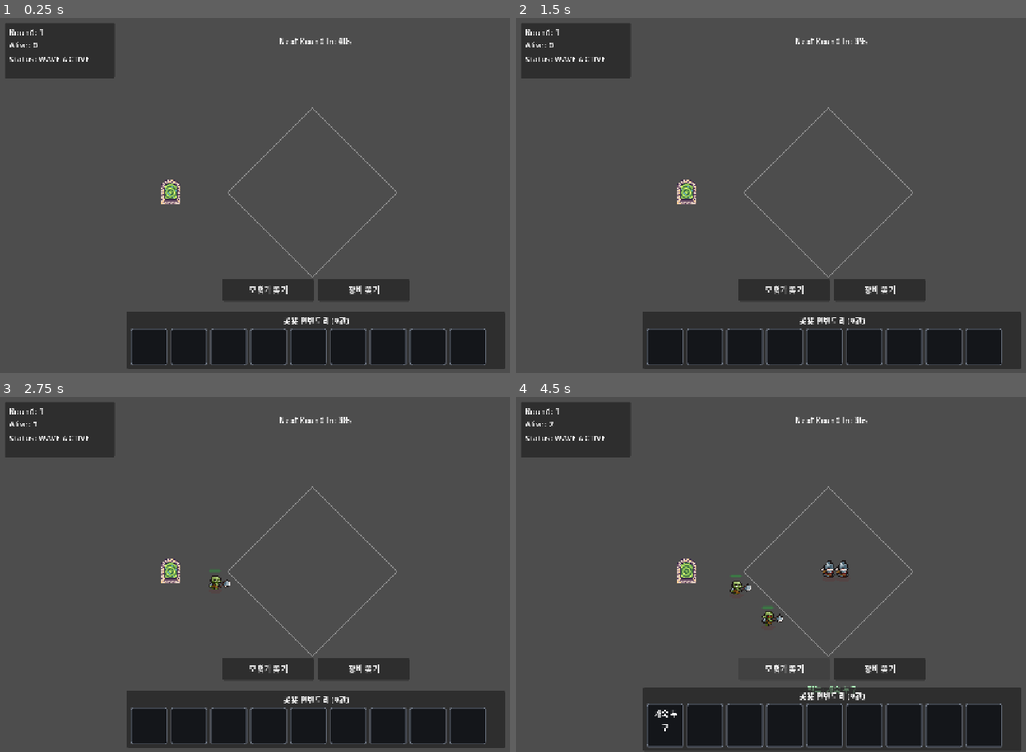
Above: before the commit, frames 1-4 (two rows, left to right).
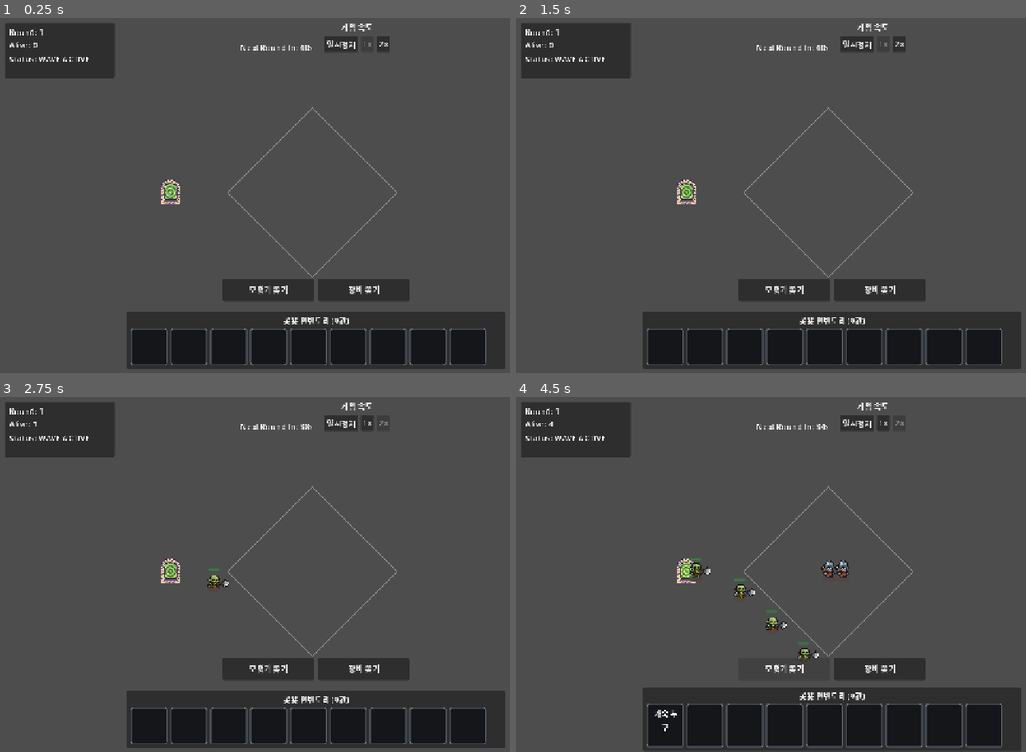
Above: after the commit, the same moments.

Repository: moriankimbusiness/heroes-are-made
Game: Godot game, scene res://scenes/levels/level_01.tscn
Same seed, same stepped clock (60 frames per second), same inputs: the game is played once before the commit and once after it.
Inputs (mouse positions are in pixels of both pictures, inside the frame that each line leads up to):
- Up to frame 1 (0.25 s): no input
- Up to frame 2 (1.5 s): click (857, 46) at 0.5 s, where only the run after the commit has a clickable "일시정지"; click (883, 46) at 1.25 s, where only the run after the commit has a clickable "1x"
- Up to frame 3 (2.75 s): click (382, 425) at 2 s, where only the run after the commit has a clickable "2x"
- Up to frame 4 (4.5 s): click "모험가 뽑기" at 2.75 s; click "장비 뽑기" at 3.5 s; click "모험가 뽑기" at 4.25 s

The runs differ from the first frame. In frame 1, 0.6% of the frame differs, in the area x 47-77%, y 1-10%; in frame 2, 0.7%; in frame 3, 0.8%; in frame 4, 1.5%, in the area x 6-77%, y 1-84%.

Commit message:
feat(round-ui): add pause/1x/2x speed controls

Diff:
--- a/scenes/round/round_system.tscn
+++ b/scenes/round/round_system.tscn
@@ -28,44 +28,77 @@
 anchors_preset = 5
 anchor_left = 0.5
 anchor_right = 0.5
-offset_left = -140.0
+offset_left = -340.0
 offset_top = 14.0
-offset_right = 140.0
-offset_bottom = 102.0
+offset_right = 340.0
+offset_bottom = 130.0
 grow_horizontal = 2
 script = ExtResource("3_k37li")
-round_countdown_label_path = NodePath("VBoxContainer/RoundCountdownLabel")
-next_round_button_path = NodePath("VBoxContainer/NextRoundButton")
+round_countdown_label_path = NodePath("TopCenterRow/RoundActionBox/RoundCountdownLabel")
+next_round_button_path = NodePath("TopCenterRow/RoundActionBox/NextRoundButton")
+pause_button_path = NodePath("TopCenterRow/SpeedControl/SpeedButtons/PauseButton")
+speed_1x_button_path = NodePath("TopCenterRow/SpeedControl/SpeedButtons/Speed1xButton")
+speed_2x_button_path = NodePath("TopCenterRow/SpeedControl/SpeedButtons/Speed2xButton")
 
-[node name="VBoxContainer" type="VBoxContainer" parent="RoundHUD/TopCenterUI" unique_id=1314129233]
+[node name="TopCenterRow" type="HBoxContainer" parent="RoundHUD/TopCenterUI"]
 layout_mode = 0
-offset_right = 280.0
-offset_bottom = 88.0
+offset_right = 680.0
+offset_bottom = 116.0
+theme_override_constants/separation = 24
+alignment = 1
+
+[node name="RoundActionBox" type="VBoxContainer" parent="RoundHUD/TopCenterUI/TopCenterRow" unique_id=1314129233]
+layout_mode = 2
 theme_override_constants/separation = 8
 alignment = 1
 
-[node name="RoundCountdownLabel" type="Label" parent="RoundHUD/TopCenterUI/VBoxContainer" unique_id=45343078]
+[node name="RoundCountdownLabel" type="Label" parent="RoundHUD/TopCenterUI/TopCenterRow/RoundActionBox" unique_id=45343078]
 layout_mode = 2
 text = "Next Round In: 60s"
 horizontal_alignment = 1
 
-[node name="NextRoundButton" type="Button" parent="RoundHUD/TopCenterUI/VBoxContainer" unique_id=1954689784]
+[node name="NextRoundButton" type="Button" parent="RoundHUD/TopCenterUI/TopCenterRow/RoundActionBox" unique_id=1954689784]
 visible = false
 layout_mode = 2
 text = "다음 라운드 시작"
 
-[node name="DebugRoundControls" type="Control" parent="RoundHUD/TopCenterUI/VBoxContainer" unique_id=1906446634]
+[node name="DebugRoundControls" type="Control" parent="RoundHUD/TopCenterUI/TopCenterRow/RoundActionBox" unique_id=1906446634]
 layout_mode = 2
 script = ExtResource("5_mqtq7")
-round_manager_path = NodePath("../../../../RoundManager")
+round_manager_path = NodePath("../../../../../RoundManager")
 force_next_round_button_path = NodePath("ForceNextRoundButton")
 
-[node name="ForceNextRoundButton" type="Button" parent="RoundHUD/TopCenterUI/VBoxContainer/DebugRoundControls" unique_id=1913150164]
+[node name="ForceNextRoundButton" type="Button" parent="RoundHUD/TopCenterUI/TopCenterRow/RoundActionBox/DebugRoundControls" unique_id=1913150164]
 visible = false
 layout_mode = 0
 offset_right = 280.0
 offset_bottom = 31.0
 text = "[DEBUG] Force Next Round"
+
+[node name="SpeedControl" type="VBoxContainer" parent="RoundHUD/TopCenterUI/TopCenterRow"]
+layout_mode = 2
+theme_override_constants/separation = 6
+
+[node name="SpeedLabel" type="Label" parent="RoundHUD/TopCenterUI/TopCenterRow/SpeedControl"]
+layout_mode = 2
+text = "게임 속도"
+horizontal_alignment = 1
+
+[node name="SpeedButtons" type="HBoxContainer" parent="RoundHUD/TopCenterUI/TopCenterRow/SpeedControl"]
+layout_mode = 2
+theme_override_constants/separation = 6
+
+[node name="PauseButton" type="Button" parent="RoundHUD/TopCenterUI/TopCenterRow/SpeedControl/SpeedButtons"]
+layout_mode = 2
+text = "일시정지"
+
+[node name="Speed1xButton" type="Button" parent="RoundHUD/TopCenterUI/TopCenterRow/SpeedControl/SpeedButtons"]
+layout_mode = 2
+text = "1x"
+
+[node name="Speed2xButton" type="Button" parent="RoundHUD/TopCenterUI/TopCenterRow/SpeedControl/SpeedButtons"]
+layout_mode = 2
+text = "2x"
 
 [node name="HUDPanel" type="Panel" parent="RoundHUD" unique_id=736327385]
 offset_left = 16.0
--- a/scripts/round/ui/RoundTopCenterUI.gd
+++ b/scripts/round/ui/RoundTopCenterUI.gd
@@ -2,6 +2,9 @@
 
 @export var round_countdown_label_path: NodePath
 @export var next_round_button_path: NodePath
+@export var pause_button_path: NodePath
+@export var speed_1x_button_path: NodePath
+@export var speed_2x_button_path: NodePath
 var _debug_show_next_round_button: bool = false
 @export var debug_show_next_round_button: bool:
 	set(value):
@@ -14,17 +17,32 @@
 
 @onready var _round_countdown_label: Label = get_node_or_null(round_countdown_label_path) as Label
 @onready var _next_round_button: Button = get_node_or_null(next_round_button_path) as Button
+@onready var _pause_button: Button = get_node_or_null(pause_button_path) as Button
+@onready var _speed_1x_button: Button = get_node_or_null(speed_1x_button_path) as Button
+@onready var _speed_2x_button: Button = get_node_or_null(speed_2x_button_path) as Button
 
 var _round_manager: Node
 var _next_round_button_auto_visible: bool = false
+var _current_speed_scale: float = 1.0
+
+const SPEED_PAUSED: float = 0.0
+const SPEED_NORMAL: float = 1.0
+const SPEED_FAST: float = 2.0
 
 
 func _ready() -> void:
 	if _round_countdown_label == null or _next_round_button == null:
+		push_error("RoundTopCenterUI: round node paths are invalid.")
+		return
+	if _pause_button == null or _speed_1x_button == null or _speed_2x_button == null:
 		push_error("RoundTopCenterUI: node paths are invalid.")
 		return
 	_next_round_button.pressed.connect(_on_next_round_button_pressed)
+	_pause_button.pressed.connect(_on_pause_button_pressed)
+	_speed_1x_button.pressed.connect(_on_speed_1x_button_pressed)
+	_speed_2x_button.pressed.connect(_on_speed_2x_button_pressed)
 	_update_round_countdown_label()
+	_set_game_speed(SPEED_NORMAL)
 	_apply_visibility()
 
 
@@ -68,6 +86,18 @@
 		_round_manager.call("request_next_round")
 
 
+func _on_pause_button_pressed() -> void:
+	_set_game_speed(SPEED_PAUSED)
+
+
+func _on_speed_1x_button_pressed() -> void:
+	_set_game_speed(SPEED_NORMAL)
+
+
+func _on_speed_2x_button_pressed() -> void:
+	_set_game_speed(SPEED_FAST)
+
+
 func _update_round_countdown_label(remaining_seconds: float = -1.0) -> void:
 	var value: float = remaining_seconds
 	if value < 0.0 and _round_manager != null:
@@ -88,3 +118,21 @@
 		_next_round_button.visible = debug_show_next_round_button
 		return
 	_next_round_button.visible = _next_round_button_auto_visible
+
+
+func _set_game_speed(speed_scale: float) -> void:
+	_current_speed_scale = maxf(0.0, speed_scale)
+	Engine.time_scale = _current_speed_scale
+	_apply_speed_button_state()
+
+
+func _apply_speed_button_state() -> void:
+	if _pause_button == null or _speed_1x_button == null or _speed_2x_button == null:
+		return
+	_pause_button.disabled = is_equal_approx(_current_speed_scale, SPEED_PAUSED)
+	_speed_1x_button.disabled = is_equal_approx(_current_speed_scale, SPEED_NORMAL)
+	_speed_2x_button.disabled = is_equal_approx(_current_speed_scale, SPEED_FAST)
+
+
+func _exit_tree() -> void:
+	Engine.time_scale = SPEED_NORMAL
Not shown, changed: GAME_PLAN.md
